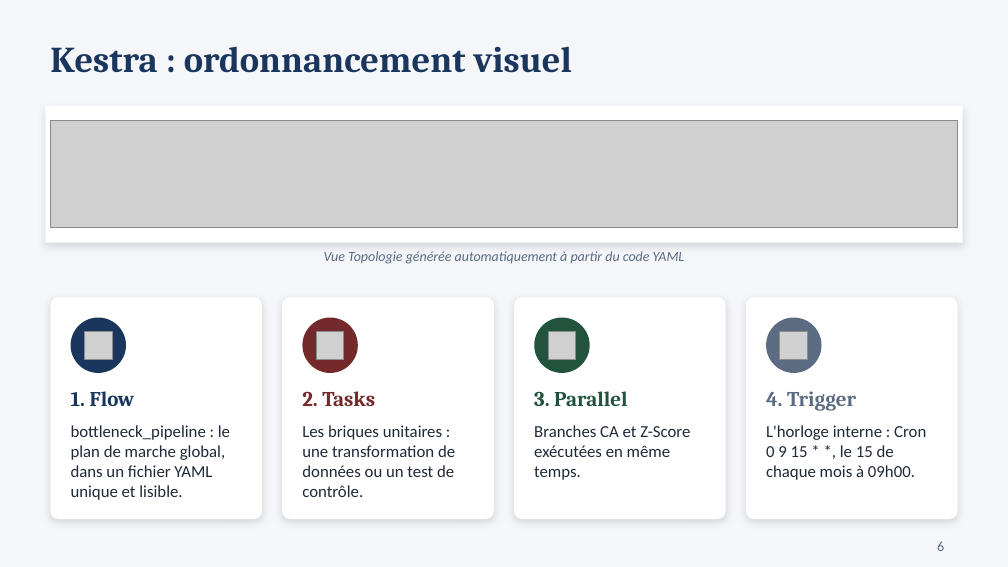
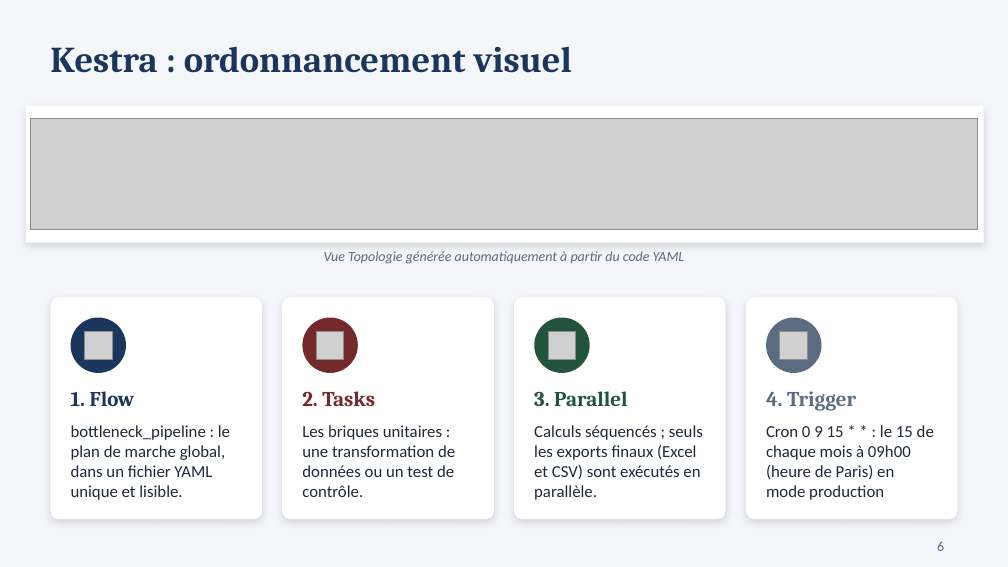
Before and after one commit to mahmoudaminfr-dotcom/P10_BottleNeck, a slide deck: slide 6 of Mahmoud_Amin_3_presentation_102026.pptx. Drawn at 1008x567 pixels with LibreOffice and Linux fonts; fonts in the diff are those of the drawing; grey boxes stand for pictures. Boxes give left, top, right and bottom in pixels: in the first picture for what was removed or moved away, otherwise in the second. Text is boxed around its words. In the diff, an @@ line names an element or a change of style, - is before the commit and + after.

Commit message:
Finalisation P10 : calculs séquencés, exports parallèles, Test 5, pointeur LAST_VALID_LOT et MAJ doc/PPT

```diff
--- a/Mahmoud_Amin_3_presentation_102026.pptx
+++ b/Mahmoud_Amin_3_presentation_102026.pptx
@@ rectangle: place and size @@
-rectangle at bbox=[45, 106, 963, 243]
+rectangle at bbox=[26, 106, 984, 243]
@@ picture: place and size @@
-picture at bbox=[50, 121, 958, 228]
+picture at bbox=[30, 118, 978, 229]
@@ text at bbox=[534, 425, 703, 500]: text changed @@
-Branches CA et Z-Score exécutées en même temps.
+Calculs séquencés ; seuls les exports finaux (Excel et CSV) sont exécutés en parallèle.
@@ text at bbox=[766, 425, 934, 500]: text changed @@
-L'horloge interne : Cron 0 9 15 * *, le 15 de chaque mois à 09h00.
+Cron 0 9 15 * * : le 15 de chaque mois à 09h00 (heure de Paris) en mode production
```
Also in this commit, not shown: 5 other slides changed, 1 slide added, 1 slide removed, 22 other files.
